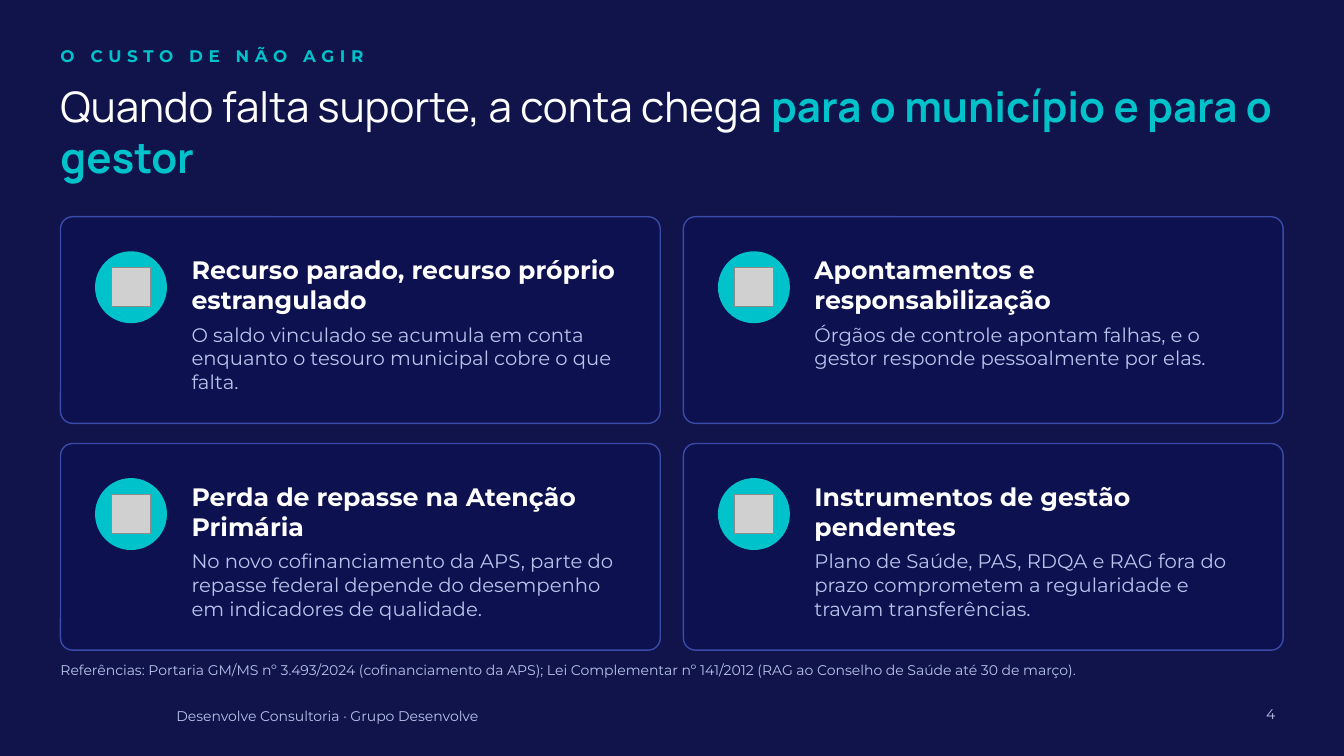
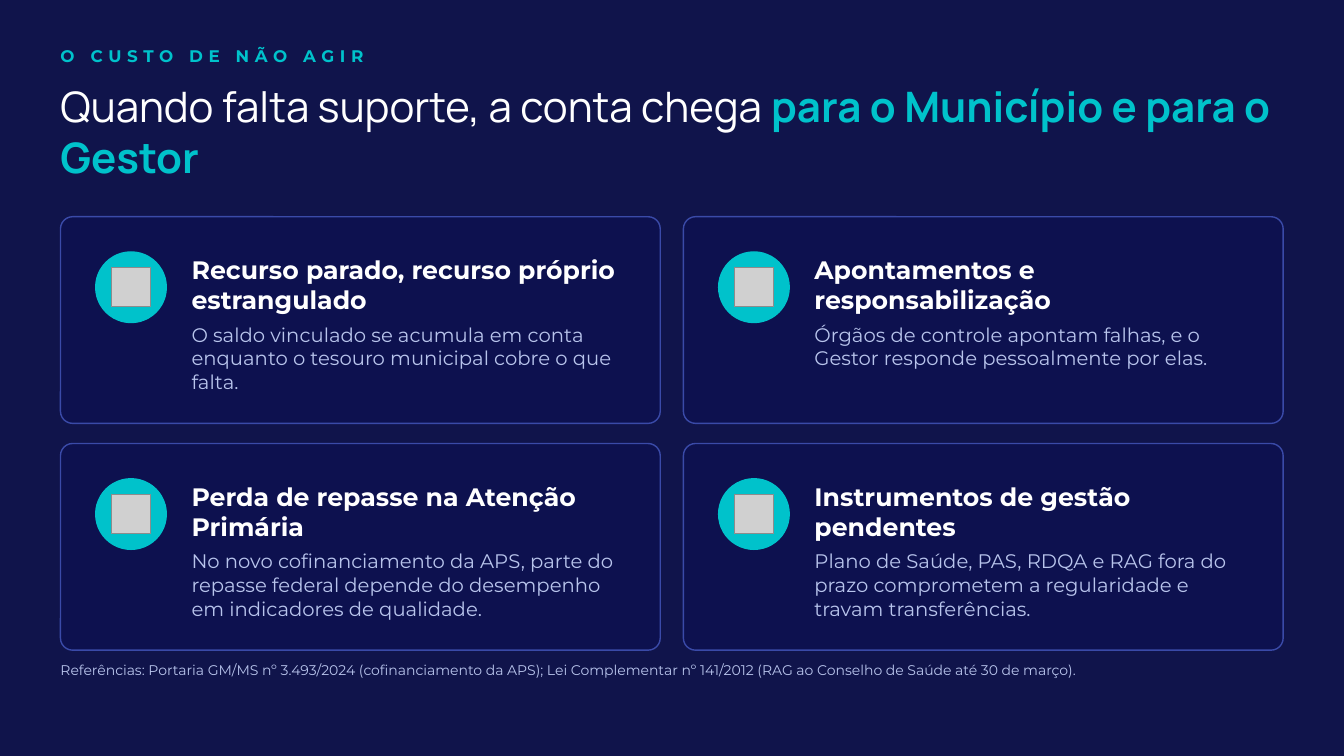
Before and after one commit to murilosantos100-hue/grupodesenvolve, a slide deck: slide 4 of apresentacoes/comercial-consultoria/Apresentacao Comercial - Desenvolve Consultoria.pptx. Drawn at 1344x756 pixels with LibreOffice and Linux fonts; fonts in the diff are those of the drawing; grey boxes stand for pictures; background and template pictures are left out; a plain dark background stands for a picture behind light text. Boxes give left, top, right and bottom in pixels: in the first picture for what was removed or moved away, otherwise in the second. Text is boxed around its words. In the diff, an @@ line names an element or a change of style, - is before the commit and + after.

```diff
--- a/apresentacoes/comercial-consultoria/Apresentacao Comercial - Desenvolve Consultoria.pptx
+++ b/apresentacoes/comercial-consultoria/Apresentacao Comercial - Desenvolve Consultoria.pptx
@@ title at [60,88,1270,174]: text changed @@
-Quando falta suporte, a conta chega para o município e para o gestor
+Quando falta suporte, a conta chega para o Município e para o Gestor
@@ text at [814,324,1207,369]: text changed @@
-Órgãos de controle apontam falhas, e o gestor responde pessoalmente por elas.
+Órgãos de controle apontam falhas, e o Gestor responde pessoalmente por elas.
@@ text removed at [176,710,478,724] @@
-Desenvolve Consultoria · Grupo Desenvolve
@@ page number removed at [1266,709,1275,719] @@
-4
```
Also in this commit, not shown: 8 other slides changed, 3 other files.
